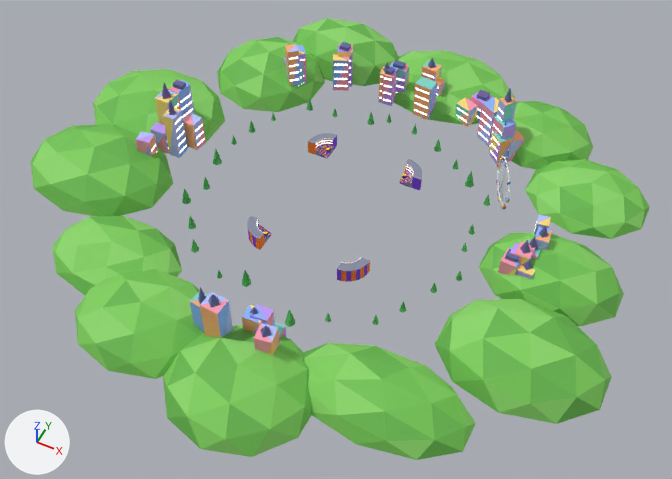
Before and after pictures for a commit that changed the glTF model penalty/models/stadium-corners.glb.
Rendered twice from a 50 mm lens placed at (263.0, -573.0, 617.0), pointed at (17.0, -80.0, 1.0). The lights are fixed; the arrows at lower left show +X, +Y and +Z. The older version comes first. Vertices at exactly the same position are counted once.

Names of what the first picture shows: 'Corners', 'Skyline'.
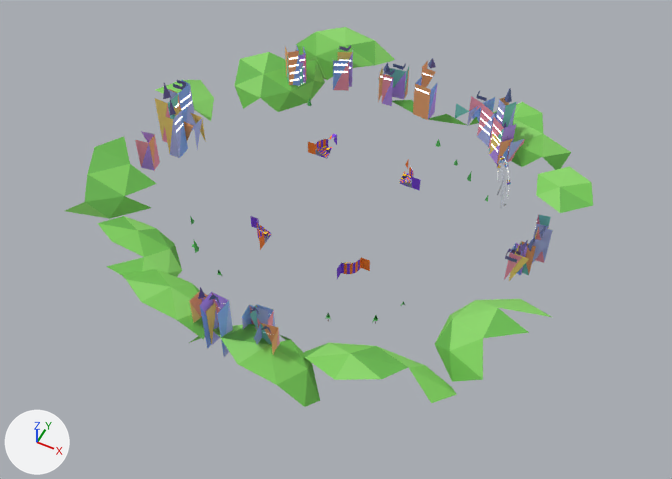
Pixel boxes [x1, y1, x2, y2] of what changed, in the pictures (672 x 479 px; the box of a moved part takes in the faces that stretch with it):
'Skyline', reshaped (15% narrower, 14% shorter): before [30, 18, 650, 460]; after [65, 27, 593, 407]
'Corners', reshaped: before [247, 133, 422, 282]; after [251, 134, 421, 279]
part 1 of me_corners, deleted: before [247, 133, 422, 271]
part 2 of me_corners, cut back: before [399, 163, 422, 189]; after [400, 173, 409, 186]
part 3 of me_corners, cut back: before [316, 138, 337, 158]; after [321, 146, 331, 158]
part 4 of me_corners, moved or reshaped (not visible afterwards): before [337, 257, 370, 282]
part 5 of me_corners, moved or reshaped (not visible afterwards): before [247, 219, 271, 250]
part 6 of me_skyline, deleted: before [150, 57, 624, 338]
part 7 of me_skyline, cut back (green): before [30, 18, 650, 460]

The change, as a diff of the scene's bpy script:
```diff
--- a/penalty/models/stadium-corners.glb.py
+++ b/penalty/models/stadium-corners.glb.py
@@ me_corners @@
 # used by ob_corners; location = (0.0, 0.0, 0.0)
-me_corners.from_pydata(...)  # 3544 vertices, 5664 faces; spans x -59.0..59.0, y -121.0..31.0, z 0.0..15.0
+me_corners.from_pydata(...)  # 2750 vertices, 3546 faces; spans x -59.0..59.0, y -121.0..31.0, z 0.0..15.0
+# me_corners part 1: 16 loose pieces with 288 vertices, spanning x -59.0..59.0, y -121.0..31.0, z 8.0..14.0, are deleted
+# me_corners part 2: 43 vertices moved within x 38.0..45.0, y 10.0..20.0, z 1.0..6.0; 251 vertices removed from x 38.0..58.0, y 10.0..30.0, z 0.0..15.0; 34 vertices added at x 39.0..49.0, y 10.0, z 2.0..7.0
+# me_corners part 3: 41 vertices moved within x -45.0..-38.0, y 10.0..20.0, z 1.0..6.0; 255 vertices removed from x -58.0..-38.0, y 10.0..30.0, z 0.0..15.0; 34 vertices added at x -49.0..-39.0, y 10.0, z 2.0..7.0
+# me_corners part 4: 21 vertices moved within x 38.0..45.0, y -107.0..-100.0, z 1.0..5.0; 104 vertices removed from x 39.0..58.0, y -120.0..-100.0, z 0.0..15.0; 71 vertices added at x 38.0..49.0, y -111.0..-100.0, z 2.0..7.0
+# me_corners part 5: 19 vertices moved within x -45.0..-38.0, y -107.0..-100.0, z 1.0..5.0; 106 vertices removed from x -58.0..-39.0, y -120.0..-100.0, z 0.0..15.0; 71 vertices added at x -49.0..-38.0, y -111.0..-100.0, z 2.0..7.0
 me_corners.materials.append(mat_main)
-me_corners.materials.append(mat_glow)
@@ me_skyline @@
 # used by ob_skyline; location = (0.0, 0.0, 0.0)
-me_skyline.from_pydata(...)  # 3185 vertices, 5030 faces; spans x -292.0..274.0, y -310.0..218.0, z 0.0..77.0
+me_skyline.from_pydata(...)  # 1085 vertices, 882 faces; spans x -222.0..218.0, y -251.0..160.0, z 0.0..77.0
+# me_skyline part 6: 183 loose pieces with 1516 vertices, spanning x -194.0..261.0, y -234.0..140.0, z 0.0..36.0, are deleted
+# me_skyline part 7: 20 vertices moved within x 51.0..140.0, y -163.0..49.0, z 0.0..48.0; 584 vertices removed from x -292.0..274.0, y -310.0..218.0, z 0.0..58.0
 me_skyline.materials.append(mat_main)
```
